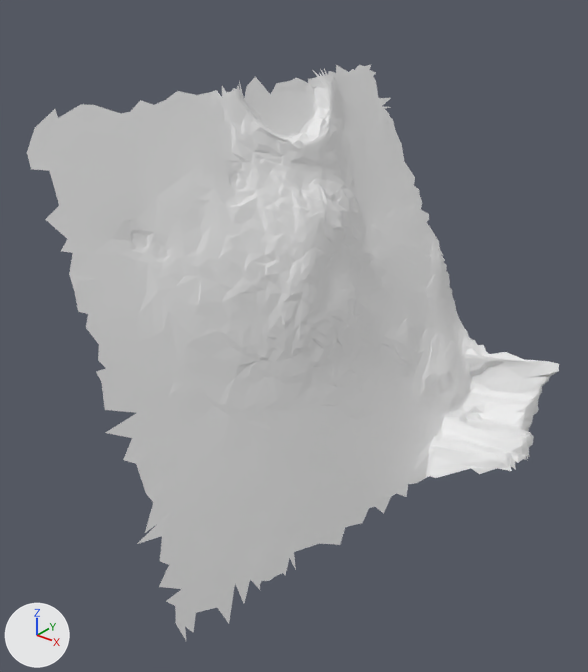
An edit to the glTF model moon small_tiles/tile_117.glb, drawn before and after from the same camera.
Rendered twice from a 50 mm lens placed at (31.03, -9.15, 15.84), pointed at (26.06, -2.93, 11.99). Every picture has the same lights, and +X, +Y and +Z are marked at lower left. The first picture is the older version. Vertices at exactly the same position are counted once.

Names of what the first picture shows: 't117'.
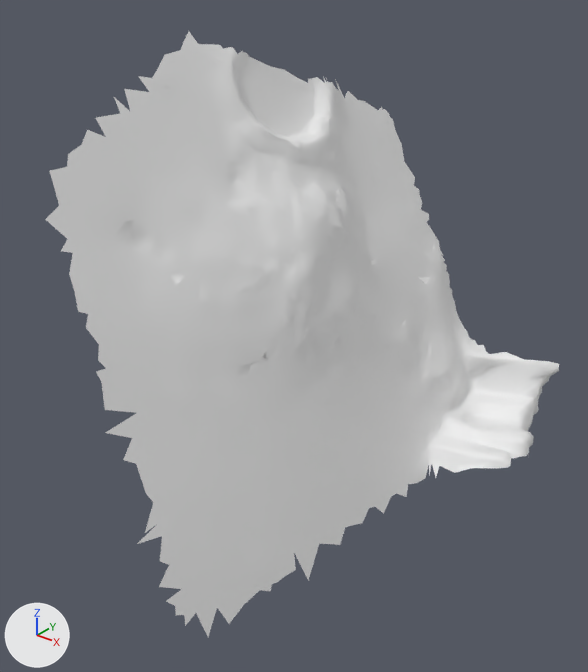
What differs and where, as boxes [x1, y1, x2, y2] in the pictures (588 x 672 px):
```json
{"object": "t117", "change": "reshaped", "before": [27, 65, 560, 640], "after": [45, 32, 560, 637]}
{"part": 1, "of": "me_t117", "change": "reshaped", "before": [27, 65, 391, 171], "after": [114, 32, 297, 113]}
{"part": 2, "of": "me_t117", "change": "built on", "before": [175, 613, 196, 640], "after": [196, 544, 319, 637]}
{"part": 3, "of": "me_t117", "change": "deleted", "before": [426, 429, 530, 478]}
```

The change, as JSON lines over the scene's bpy script:
```json
{"block": "me_t117", "where": "# used by ob_t117; location = (0.0, 0.0, 0.0)"}
{"op": "remove", "block": "me_t117", "code": "me_t117.from_pydata(...)  # 2826 vertices, 5412 faces; spans x 24.45..28.1, y -5.38..0.18, z 9.68..14.48"}
{"op": "add", "block": "me_t117", "code": "me_t117.from_pydata(...)  # 2847 vertices, 5471 faces; spans x 24.39..28.1, y -5.38..0.06, z 9.61..14.98"}
{"block": "me_t117", "change": "me_t117 part 1"}
{"block": "me_t117", "change": "57 vertices are removed from x 24.45..25.26, y -4.94..0.18, z 13.9..14.48"}
{"block": "me_t117", "change": "101 faces are deleted"}
{"block": "me_t117", "change": "90 vertices are added at x 24.39..24.8, y -3.84..-1.49, z 14.45..14.98"}
{"block": "me_t117", "change": "184 new faces join them"}
{"block": "me_t117", "change": "me_t117 part 2"}
{"block": "me_t117", "change": "3 vertices are removed from x 26.5..26.59, y -5.3..-5.16, z 9.75..9.96"}
{"block": "me_t117", "change": "4 faces are deleted"}
{"block": "me_t117", "change": "5 vertices are added at (26.66, -5.04, 9.67), (26.77, -4.19, 9.8), (26.79, -4.22, 9.74), (26.79, -4.1, 9.78), (26.91, -3.74, 9.61)"}
{"block": "me_t117", "change": "13 new faces join them"}
{"block": "me_t117", "change": "me_t117 part 3"}
{"block": "me_t117", "change": "14 vertices are removed from x 27.62..28.1, y -1.41..-0.11, z 10.03..10.23"}
{"block": "me_t117", "change": "33 faces are deleted"}
```
